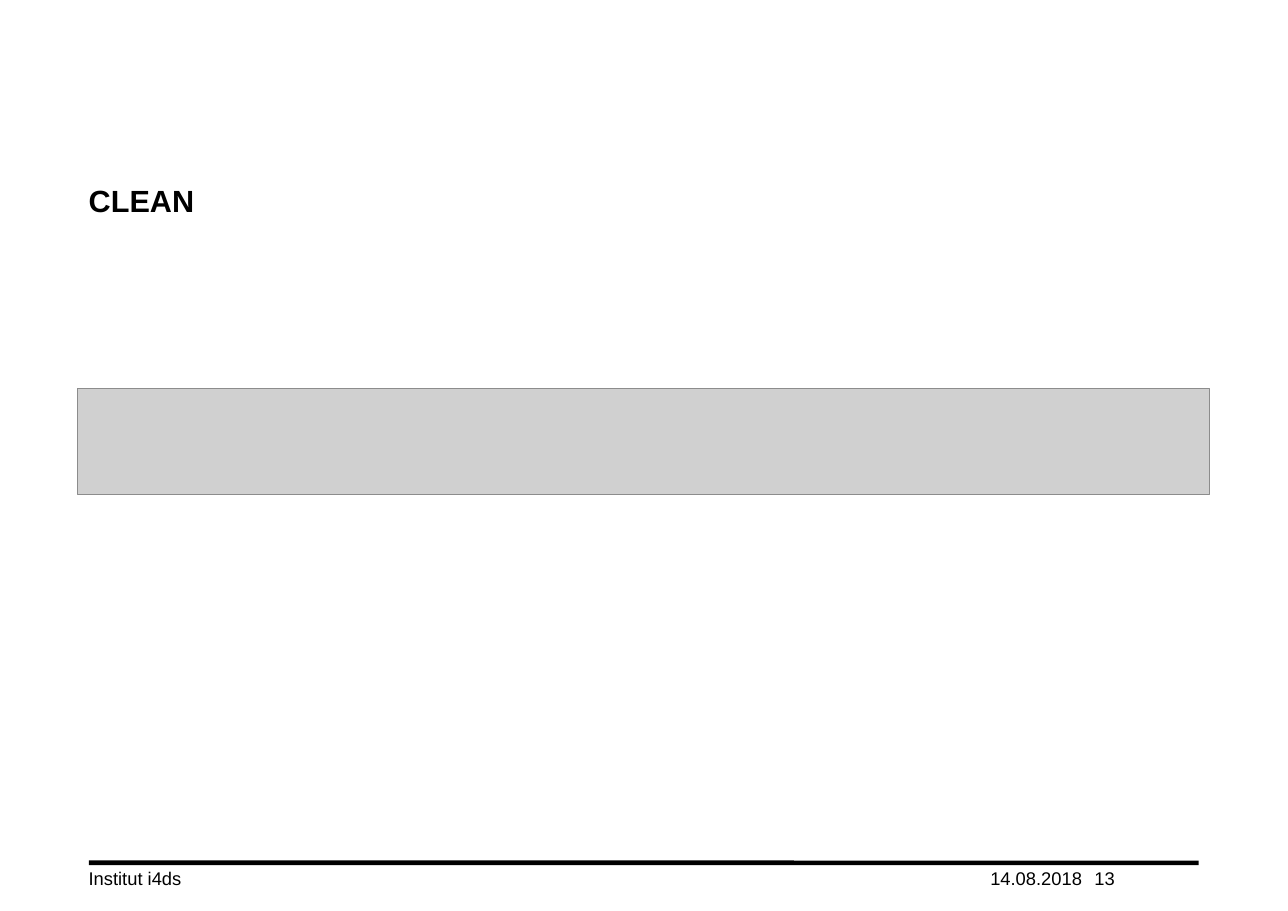
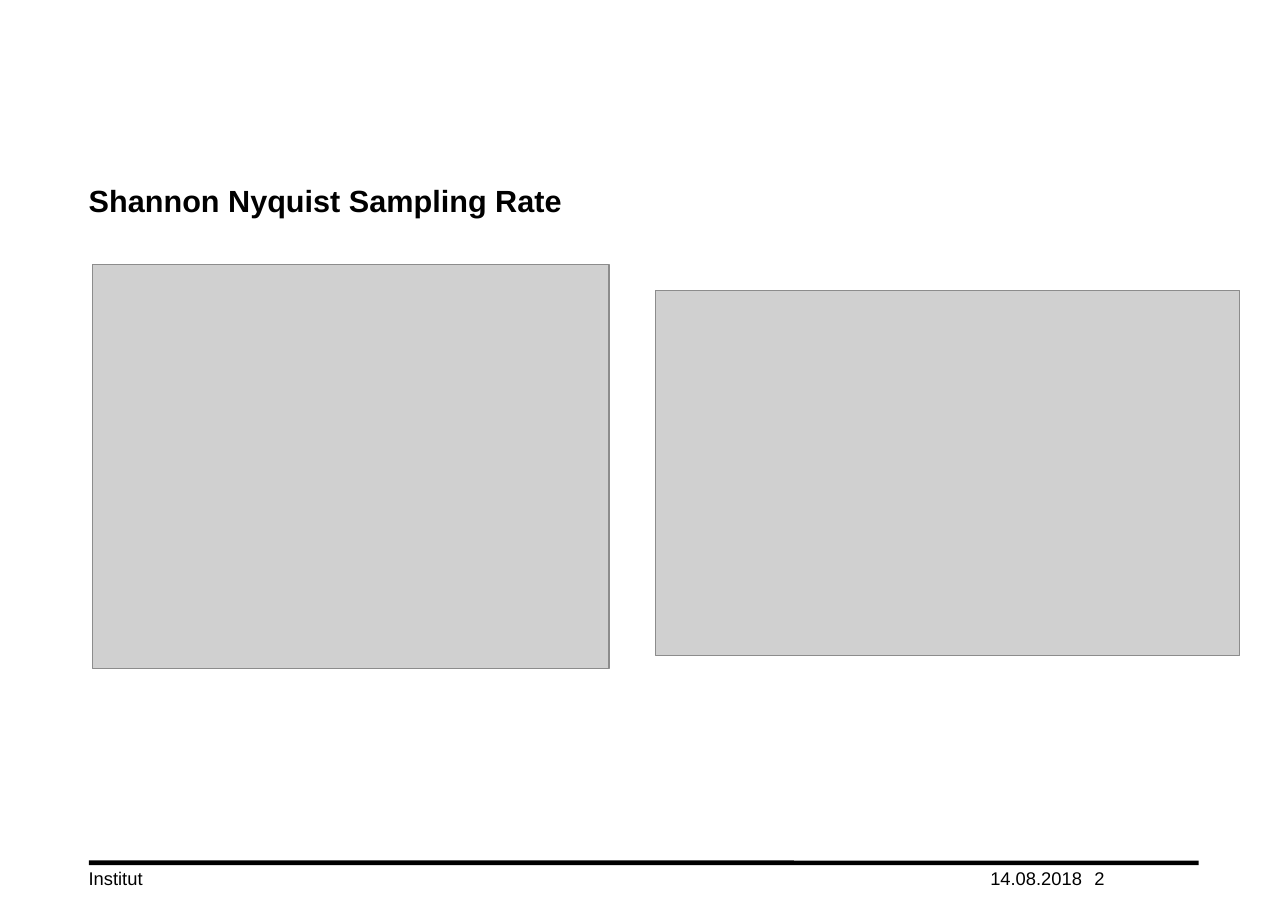
Before and after one commit to lord-blueberry/p7-doc, a slide deck: slide 2 of ppt/praes.pptx (slide 13 before the commit). Drawn at 1288x911 pixels with LibreOffice and Linux fonts; fonts in the diff are those of the drawing; grey boxes stand for pictures; background and template pictures are left out. Boxes give left, top, right and bottom in pixels: in the first picture for what was removed or moved away, otherwise in the second. Text is boxed around its words. In the diff, an @@ line names an element or a change of style, - is before the commit and + after.

```diff
--- a/ppt/praes.pptx
+++ b/ppt/praes.pptx
@@ title at (x1=89, y1=189, x2=561, y2=218): text changed @@
-CLEAN
+Shannon Nyquist Sampling Rate
@@ picture resized from (x1=78, y1=388, x2=1211, y2=495) to (x1=93, y1=264, x2=609, y2=669) @@
@@ picture added at (x1=656, y1=290, x2=1241, y2=656) @@
@@ text at (x1=89, y1=871, x2=143, y2=885): text changed @@
-Institut i4ds
+Institut
@@ page number at (x1=1094, y1=872, x2=1104, y2=885): text changed @@
-13
+2
```
Also in this commit, not shown: 8 other slides changed, 1 slide added, 11 other files.
